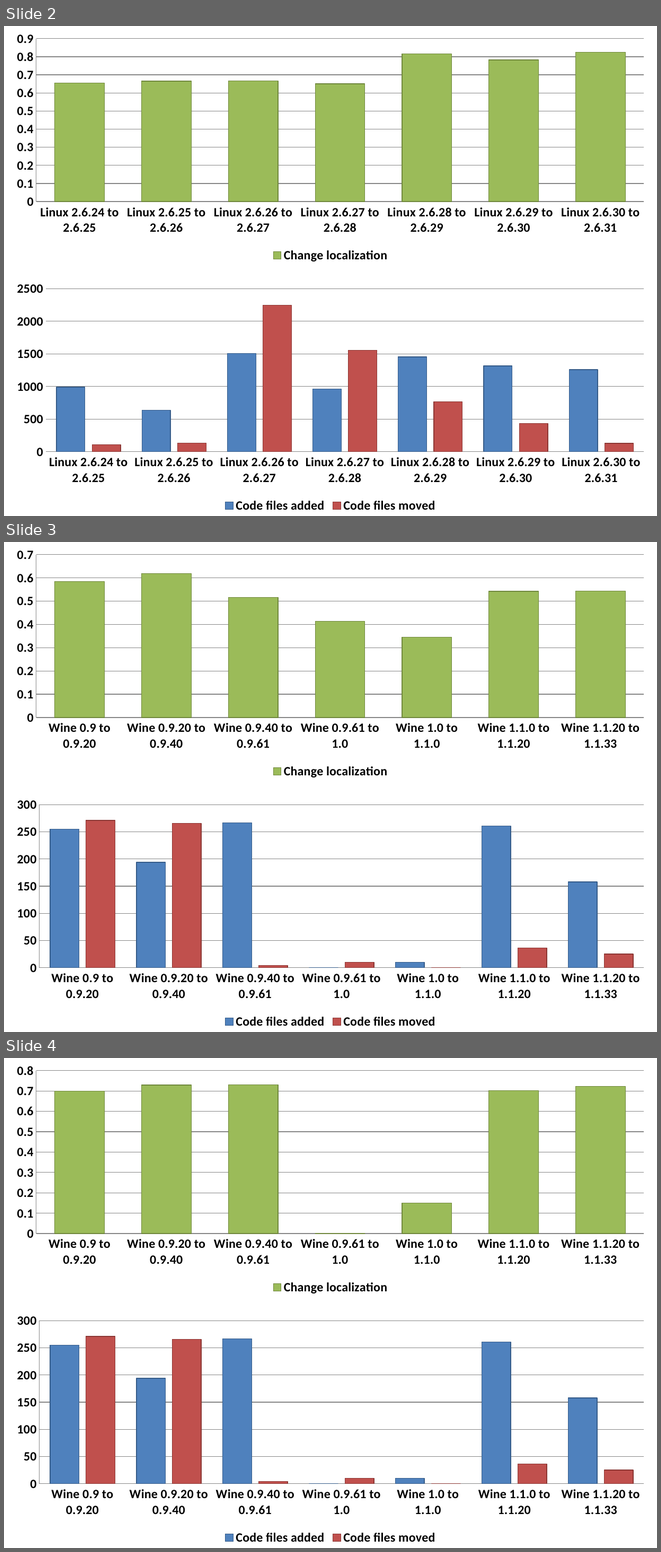
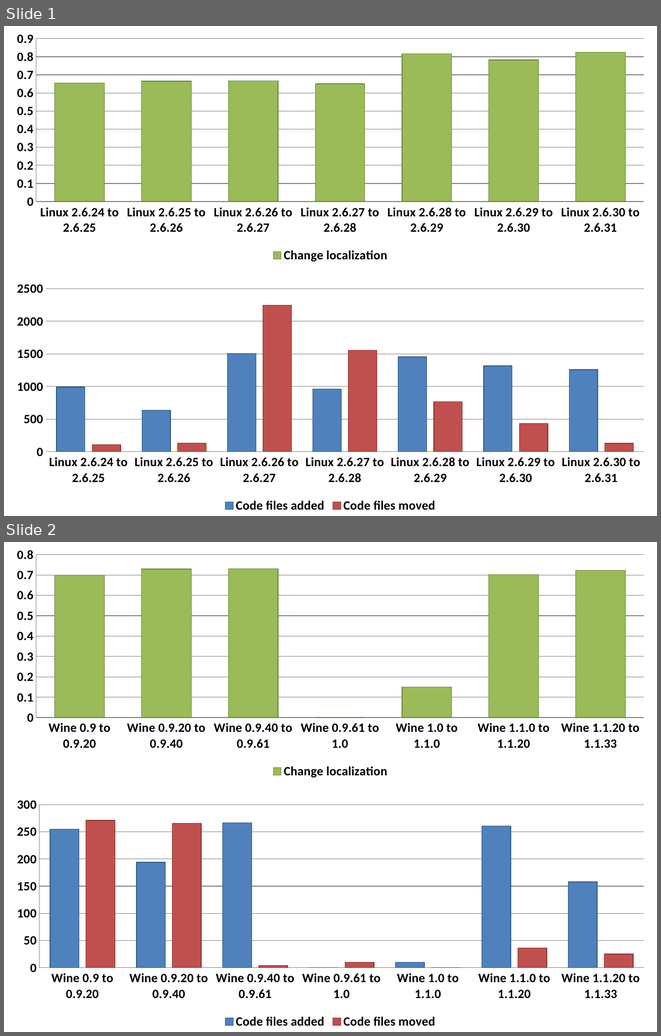
Before and after one commit to thom/miner-presentation, a slide deck: minings/minings.pptx. Shown one above the other, each under a label of ours: slides 2, 3 and 4 before the commit, slides 1 and 2 after it. The pictures are 661x1552 and 661x1036 pixels, drawn with LibreOffice and Linux fonts; fonts in the diff are those of the drawing. Boxes give left, top, right and bottom in pixels: in the first picture for what was removed or moved away, otherwise in the second. Text is boxed around its words. In the diff, an @@ line names an element or a change of style, - is before the commit and + after.

```diff
--- a/minings/minings.pptx
+++ b/minings/minings.pptx
@@ slide 3 removed at [4,542,657,1032], background #FFFFFF @@
@@ column chart removed at [4,542,657,782] @@
-categories: Wine 0.9 to 0.9.20, Wine 0.9.20 to 0.9.40, Wine 0.9.40 to 0.9.61, Wine 0.9.61 to 1.0, Wine 1.0 to 1.1.0, Wine 1.1.0 to 1.1.20, Wine 1.1.20 to 1.1.33
-Change localization: 0.58, 0.62, 0.52, 0.41, 0.34, 0.54, 0.54
@@ column chart removed at [4,792,657,1032] @@
-categories: Wine 0.9 to 0.9.20, Wine 0.9.20 to 0.9.40, Wine 0.9.40 to 0.9.61, Wine 0.9.61 to 1.0, Wine 1.0 to 1.1.0, Wine 1.1.0 to 1.1.20, Wine 1.1.20 to 1.1.33
-Code files added: 255, 194, 267, 0, 10, 261, 158
-Code files moved: 271, 266, 4, 10, 0, 36, 25
@@ what was slide 2 is now slide 1 @@
@@ what was slide 4 is now slide 2 @@
```
Also in this commit, not shown: 1 other slide removed, 19 other files.
